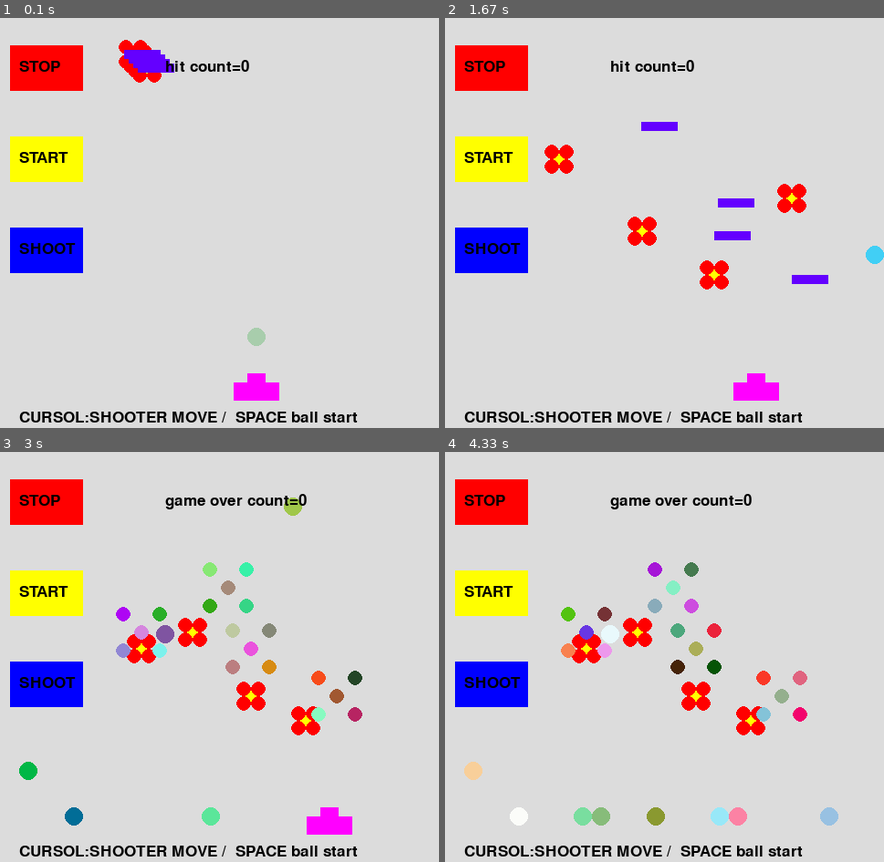
Above: before the commit, frames 1-4 (two rows, left to right).
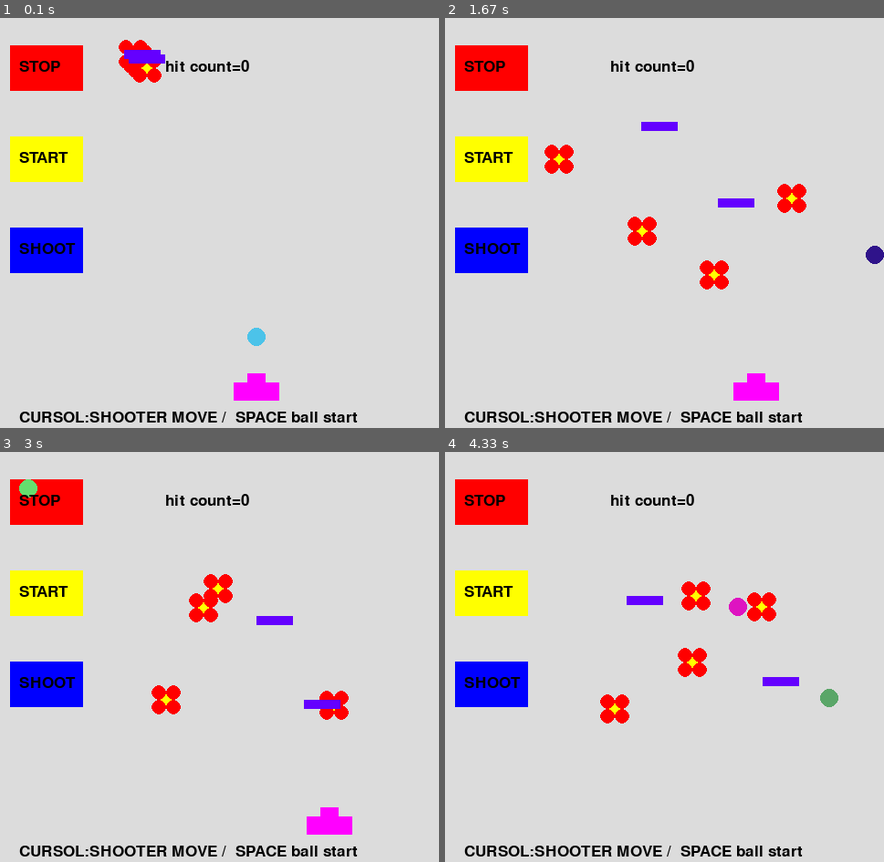
Above: after the commit, the same moments.

Repository: snc29654/pygame
Game: pygame game, started from mixtest2_class.py
Same seed, same stepped clock (60 frames per second), same inputs: the game is played once before the commit and once after it.
Inputs:
- Up to frame 1 (0.1 s): no input
- Up to frame 2 (1.67 s): hold Right 0.33-0.8 s; hold Left from 1.33 s (still down); tap Space at 1.4 s
- Up to frame 3 (3 s): tap Space at 1.7, 1.97, 2.27, 2.4, 2.7 s; release Left at 1.87 s; hold Left 1.9-2.3 s; hold Right 2.33-2.97 s
- Up to frame 4 (4.33 s): hold Left 3-3.47 s; tap Space at 3.07, 3.37, 3.57, 3.87, 4.07 s; hold Right 3.5-3.97 s; hold Right from 4 s (still down)

The runs differ from the first frame. In frame 1, 0.3% of the frame differs, in the area x 30-61%, y 10-80%; in frame 2, 0.5%; in frame 3, 5.9%; in frame 4, 6.9%, in the area x 4-90%, y 10-92%.

Commit message:
壁と的の数調整

Diff:
--- a/mixtest2_class.py
+++ b/mixtest2_class.py
@@ -6,6 +6,9 @@
 
 WIDTH  = 640        # 幅
 HEIGHT = 400        # 高さ
+
+WALL_COUNT = 2
+TARGET_COUNT = 4
 
 class top_app():
 
@@ -59,22 +62,22 @@
         sys.exit()
 
     def hit_check(self):
-        for i in range(10):
+        for i in range(TARGET_COUNT):
             if(((self.bxt[i]>(self.x[i]-self.target_size-10))and(self.bxt[i]<(self.x[i]+self.target_size+10)))
              and((self.byt[i]>(self.y[i]-4))and(self.byt[i]<(self.y[i]+4)))):
                 self.hit=1
 
 
     def wall_out(self):
-        for j in range(4):
-            for i in range(10):
+        for j in range(WALL_COUNT):
+            for i in range(TARGET_COUNT):
                 if(((self.bxt[i]>(self.xk[j]))and(self.bxt[i]<(self.xk[j]+self.wall_size)))
                 and((self.byt[i]>(self.yk[j]))and(self.byt[i]<(self.yk[j]+10)))):
                     self.stop=1
                     self.khit=1
 
     def make_target(self):
-        for i in range(4):
+        for i in range(TARGET_COUNT):
             pygame.draw.circle(self.main_surface, (random.randint(0,255),random.randint(0,255),random.randint(0,255)), (self.x[i], self.y[i]), self.target_size)
             pygame.draw.circle(self.main_surface, (random.randint(0,255),random.randint(0,255),random.randint(0,255)), (self.x[i]-8, self.y[i]-8), self.target_size)
             pygame.draw.circle(self.main_surface, (random.randint(0,255),random.randint(0,255),random.randint(0,255)), (self.x[i]-8, self.y[i]+8), self.target_size)
@@ -82,7 +85,7 @@
             pygame.draw.circle(self.main_surface, (random.randint(0,255),random.randint(0,255),random.randint(0,255)), (self.x[i]+8, self.y[i]+8), self.target_size)
 
     def make_target_out(self):
-        for i in range(4):
+        for i in range(TARGET_COUNT):
             pygame.draw.circle(self.main_surface, (random.randint(0,255),random.randint(0,255),random.randint(0,255)), (self.x[i], self.y[i]), self.target_size)
             pygame.draw.circle(self.main_surface, (random.randint(0,255),random.randint(0,255),random.randint(0,255)), (self.x[i]-20, self.y[i]-20), self.target_size)
             pygame.draw.circle(self.main_surface, (random.randint(0,255),random.randint(0,255),random.randint(0,255)), (self.x[i]-20, self.y[i]+20), self.target_size)
@@ -91,7 +94,7 @@
 
 
     def make_target_base(self):
-        for i in range(4):
+        for i in range(TARGET_COUNT):
             pygame.draw.circle(self.main_surface, (255,255,0), (self.x[i], self.y[i]), self.target_size)
             pygame.draw.circle(self.main_surface, (255,0,0), (self.x[i]-8, self.y[i]-8), self.target_size)
             pygame.draw.circle(self.main_surface, (255,0,0), (self.x[i]-8, self.y[i]+8), self.target_size)
@@ -103,11 +106,11 @@
         pygame.draw.rect(self.main_surface, (255,0,255), (self.x3-25, self.y3,50,20))
 
     def make_wall(self):
-        for i in range(4):
+        for i in range(WALL_COUNT):
             pygame.draw.rect(self.main_surface, (100,0,255), (self.xk[i], self.yk[i],self.wall_size,10))
 
     def make_wall_out(self):
-        for i in range(4):
+        for i in range(WALL_COUNT):
             pygame.draw.circle(self.main_surface, (random.randint(0,255),random.randint(0,255),random.randint(0,255)), (self.xk[i], self.yk[i]), self.target_size)
             pygame.draw.circle(self.main_surface, (random.randint(0,255),random.randint(0,255),random.randint(0,255)), (self.xk[i]-20, self.yk[i]-20), self.target_size)
             pygame.draw.circle(self.main_surface, (random.randint(0,255),random.randint(0,255),random.randint(0,255)), (self.xk[i]-20, self.yk[i]+20), self.target_size)
@@ -115,13 +118,13 @@
             pygame.draw.circle(self.main_surface, (random.randint(0,255),random.randint(0,255),random.randint(0,255)), (self.xk[i]+20, self.yk[i]+20), self.target_size)
 
     def make_tama(self):
-        for i in range(10):
+        for i in range(TARGET_COUNT):
             pygame.draw.circle(self.main_surface, (random.randint(0,255),random.randint(0,255),random.randint(0,255)), (self.bxt[i], self.byt[i]), 10)
 
 
     def target_move(self):
         #的移動
-        for i in range(4):
+        for i in range(TARGET_COUNT):
             if(self.xstate[i]==0):
                 self.x[i] += (3 +self.hit_count+i)
                 if(self.x[i]>400):
@@ -143,7 +146,7 @@
 
 
     def wall_move(self):
-        for i in range(4):
+        for i in range(WALL_COUNT):
             if(self.xkstate[i]==0):
                 self.xk[i] += (1+i)
                 if(self.xk[i]>400):
@@ -258,7 +261,7 @@
 
 
             #的
-            if(self.hit_count==0):
+            if(self.hit_count == 0 ):
                 self.make_target_base()
             else:
                 self.make_target()
